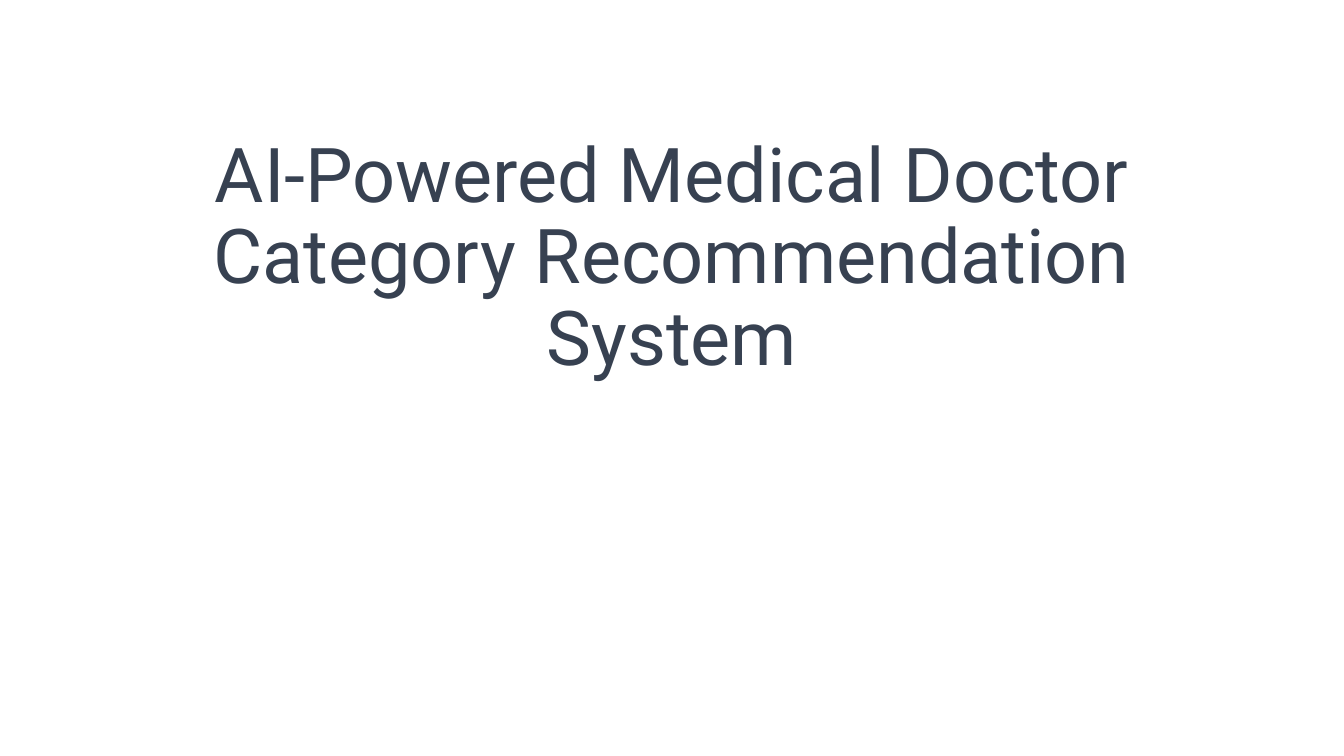
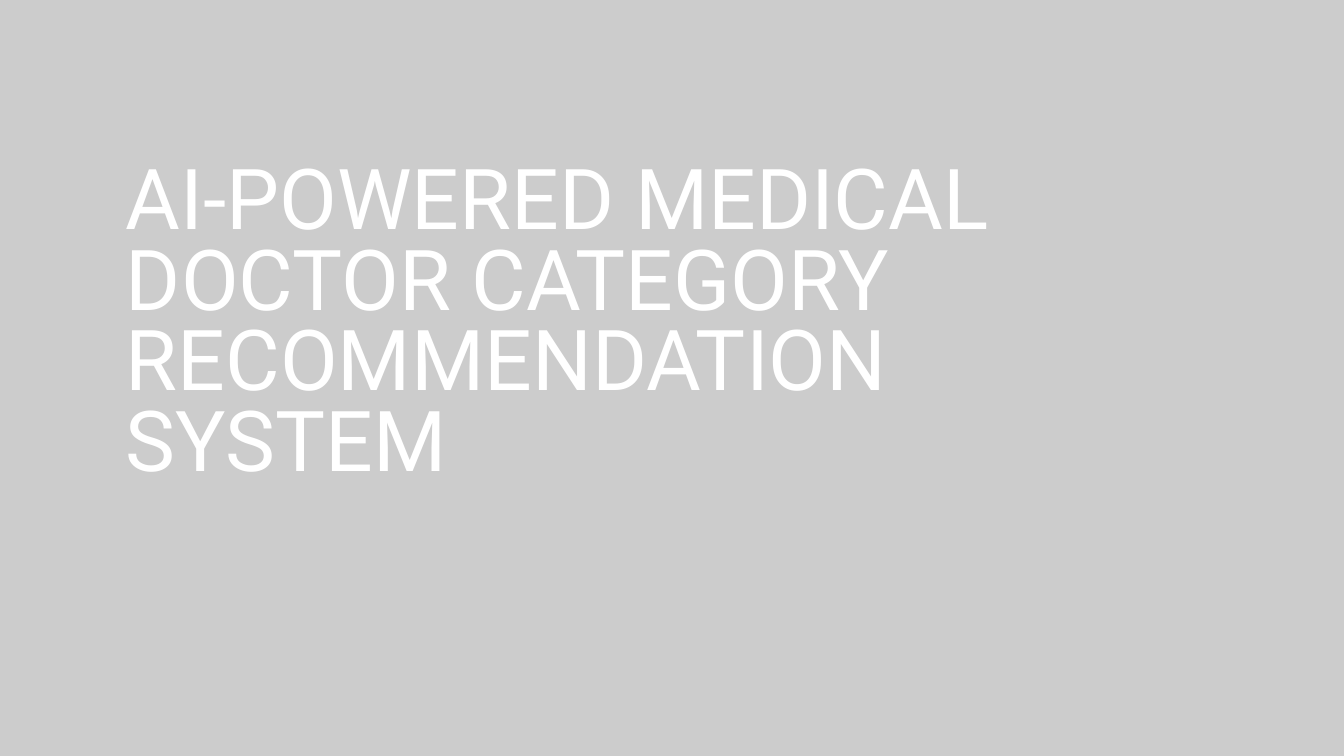
Before and after one commit to AndrewWooo/LLM_AI_Mavericks, a slide deck: slide 1 of chatbot-backend/team 8 AI Mavericks_v2_20230813.pptx. Drawn at 1344x756 pixels with LibreOffice and Linux fonts; fonts in the diff are those of the drawing; background and template pictures are left out; a plain dark background stands for a picture behind light text. Boxes give left, top, right and bottom in pixels: in the first picture for what was removed or moved away, otherwise in the second. Text is boxed around its words. In the diff, an @@ line names an element or a change of style, - is before the commit and + after.

```diff
--- a/chatbot-backend/team 8 AI Mavericks_v2_20230813.pptx
+++ b/chatbot-backend/team 8 AI Mavericks_v2_20230813.pptx
@@ background #FFFFFF to picture (left out) @@
@@ rectangle added at (0,0,1344,756), fill #FFFFFF @@
@@ rectangle added at (0,0,1344,756), fill #000000 at 20% opacity @@
@@ title at (126,169,989,472): text changed; size 54 to 60 pt; text colour #374151 to #FFFFFF @@
-AI-Powered Medical Doctor Category Recommendation System
+AI-POWERED MEDICAL DOCTOR CATEGORY RECOMMENDATION SYSTEM
```
Also in this commit, not shown: 17 other slides changed, 1 slide added, 1 slide removed.
